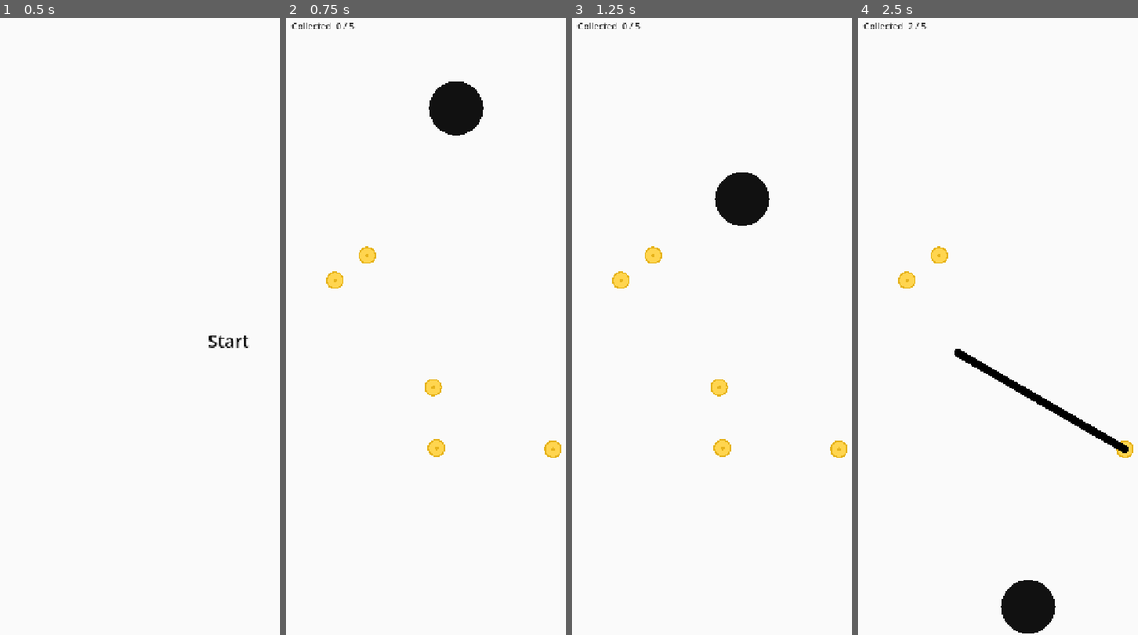
Above: before the commit, frames 1-4 (left to right).
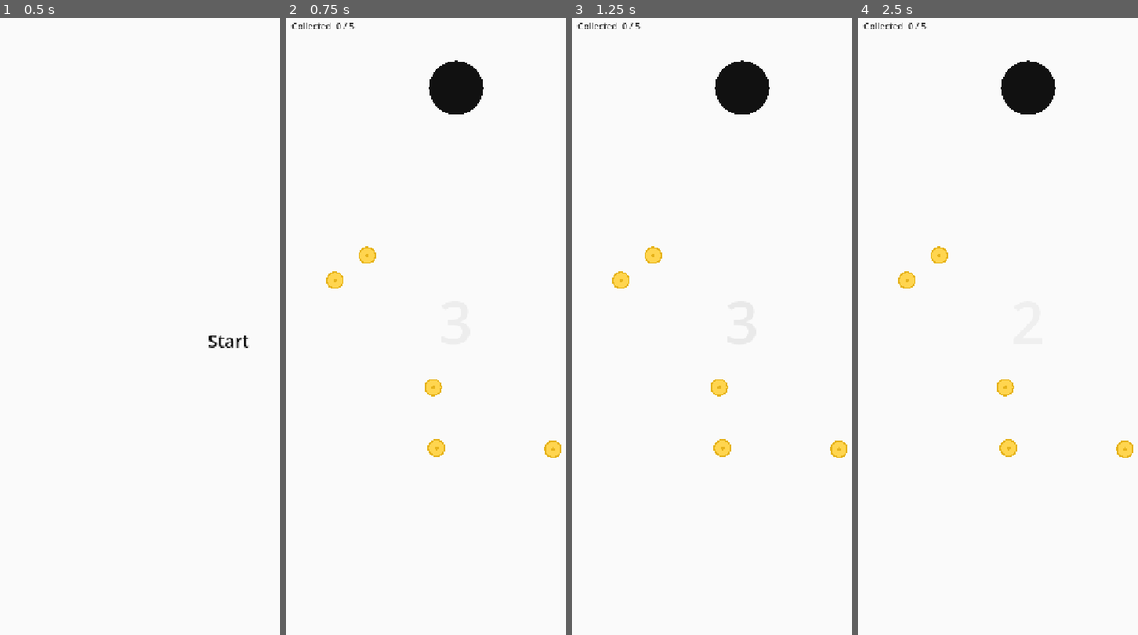
Above: after the commit, the same moments.

Repository: day-dreamer-11/bounce-line-
Game: Godot game, scene res://scenes/TrailDemo.tscn
Two runs of this game, one before a commit and one after it. Both use one fixed random seed, a clock stepped at 60 frames per second and the inputs below.
Inputs (mouse positions are in pixels of both pictures, inside the frame that each line leads up to):
- Up to frame 1 (0.5 s): no input
- Up to frame 2 (0.75 s): click "Start" at 0.5 s
- Up to frame 3 (1.25 s): no input
- Up to frame 4 (2.5 s): tap Enter at 1.25 s; move the mouse to (1107, 289) at 1.27 s; click (1107, 289) at 1.42 s; drag from (958, 351) to (1124, 449) at 2.02 s

Frame 1 is identical in both runs. In frame 2, 1.2% of the frame differs, in the area x 50-71%, y 6-20%; in frame 3, 2.6%; in frame 4, 3.8%, in the area x 17-97%, y 0-100%.

Commit message:
feat: Add 3-second countdown after pressing Start
- Ball frozen during countdown
- Semi-transparent numbers (3, 2, 1) centered on screen
- Pulse animation (0.2 → 0.45 → 0.2 alpha)
- Ball unfreezes, game begins after countdown

Co-Authored-By: Claude Opus 4.7 <noreply@anthropic.com>

Diff:
--- a/scripts/trail_system.gd
+++ b/scripts/trail_system.gd
@@ -7,9 +7,9 @@
 
 var _is_drawing := false
 var _game_started := false
+var _countdown_active := false
 var _stroke_scene: PackedScene = null
 
-## Active strokes — each manages its own Line2D and point lifetimes.
 var _strokes: Array[Node2D] = []
 
 
@@ -39,9 +39,48 @@
 	btn.set_anchors_preset(Control.PRESET_CENTER)
 	btn.pressed.connect(func():
 		canvas.queue_free()
-		_game_started = true
+		_start_countdown()
 	)
 	canvas.add_child(btn)
+
+
+func _start_countdown() -> void:
+	_countdown_active = true
+	var ball: RigidBody2D = $Ball
+	ball.freeze = true
+
+	var cc := CanvasLayer.new()
+	cc.name = "Countdown"
+	add_child(cc)
+
+	var label := Label.new()
+	label.horizontal_alignment = HORIZONTAL_ALIGNMENT_CENTER
+	label.vertical_alignment = VERTICAL_ALIGNMENT_CENTER
+	label.add_theme_font_size_override("font_size", 120)
+	label.add_theme_color_override("font_color", Color(0.0667, 0.0667, 0.0667, 0.2))
+	label.set_anchors_preset(Control.PRESET_FULL_RECT)
+	cc.add_child(label)
+
+	_show_count(label, 3, ball, cc)
+
+
+func _show_count(label: Label, n: int, ball: RigidBody2D, canvas: CanvasLayer) -> void:
+	if n <= 0:
+		canvas.queue_free()
+		ball.freeze = false
+		_countdown_active = false
+		_game_started = true
+		return
+
+	label.text = str(n)
+	label.modulate.a = 0.2
+
+	var tw := create_tween()
+	tw.tween_property(label, "modulate:a", 0.45, 0.5)
+	tw.tween_property(label, "modulate:a", 0.2, 0.5)
+	tw.tween_callback(func():
+		_show_count(label, n - 1, ball, canvas)
+	)
 
 
 func _create_borders() -> void:
@@ -87,7 +126,6 @@
 		var stroke := _strokes[-1]
 		stroke.add_point(pos, now)
 
-	# Update all strokes, remove expired ones
 	var i := 0
 	while i < _strokes.size():
 		var s := _strokes[i]
